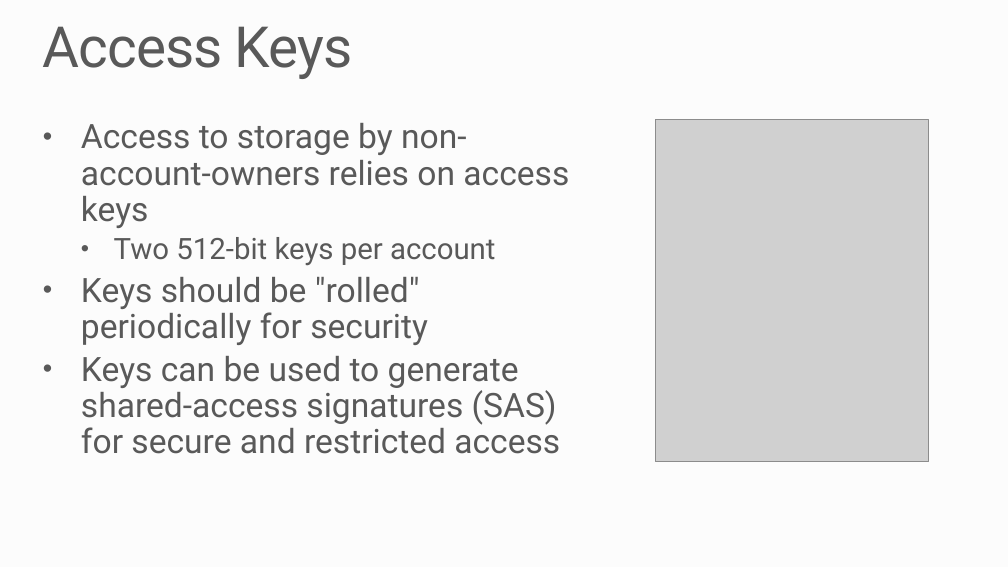
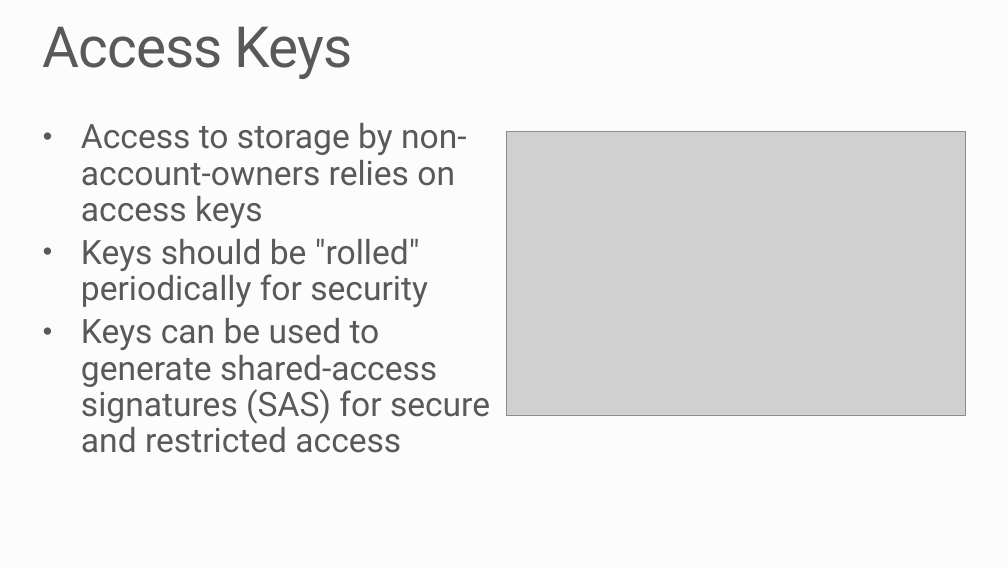
Before and after one commit to MSRConnections/Azure-training-course, a slide deck: slide 6 of Content/Storage/Azure Storage.pptx. Drawn at 1008x567 pixels with LibreOffice and Linux fonts; fonts in the diff are those of the drawing; grey boxes stand for pictures; background and template pictures are left out. Boxes give left, top, right and bottom in pixels: in the first picture for what was removed or moved away, otherwise in the second. Text is boxed around its words. In the diff, an @@ line names an element or a change of style, - is before the commit and + after.

Commit message:
Updated screen shot in Storage slides

```diff
--- a/Content/Storage/Azure Storage.pptx
+++ b/Content/Storage/Azure Storage.pptx
@@ picture: place and size @@
-picture at <box>656,119,929,462</box>
+picture at <box>507,132,965,416</box>
@@ text at <box>114,237,495,266</box>: paragraph removed @@
-  • Two 512-bit keys per account
```
